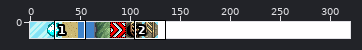
Sprite sheet, stored at SlideProject/src/ressources/sprites/cases.png. Above, an overview of the earlier version with the close-up marked.
Close-up. The starting point:
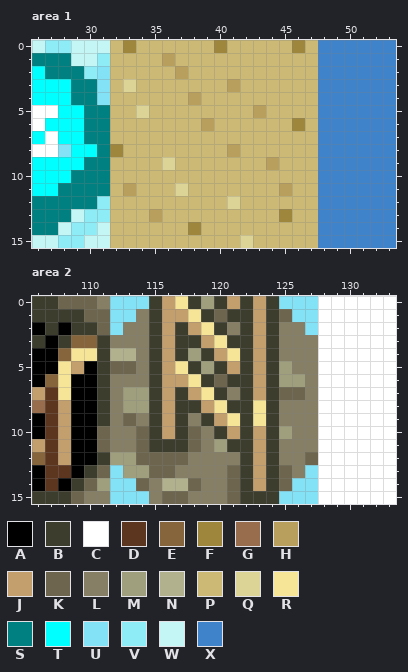
The file is 320x16 pixels. Shown: area 1: x 26..53, y 0..15; area 2: x 106..133, y 0..15.
Palette (. is transparent): A #000000  B #3d3d2e  C #ffffff  D #5d3620  E #86653d  F #9f863d  G #976d4d  H #b99f5d  J #c29f6d  K #6d654d  L #867e65  M #9f9f7e  N #b1b18e  P #cbb975  Q #dcd497  R #f7e597  S #008080  T #00ffff  U #84e2f6  V #8decf6  W #c5f6f6  X #3f83ca
Pixels before, area 1, first column x 26:
 0 WVVWWWPFPPPPPPFPPPPPFPXXXXXX
 1 SSSWWVPPPPHPPPPPPPPPPPXXXXXX
 2 TSSSVUPPPPPHPPPPPPPPPPXXXXXX
 3 TTTSSUPQPPPPPPPHPPPPPPXXXXXX
 4 TTTSSUPPPPPPHPPPPPPPPPXXXXXX
 5 CCTTSSPPQPPPPPPPPHPPPPXXXXXX
 6 CTTTSSPPPPPPPHPPPPPPFPXXXXXX
 7 TCTTSSPPPPPPPPPPPPPPPPXXXXXX
 8 CCUTTSFPPPPPPPPHPPPPPPXXXXXX
 9 TTTTSSPPPPQPPPPPPPHPPPXXXXXX
10 TTTSSSPPPPPPPPPPPPPPPPXXXXXX
11 TTSSSSPHPPPQPPPPPPPHPPXXXXXX
12 SSSSSVPPPPPPPPPQPPPPPPXXXXXX
13 SSSWVVPPPHPPPPPPPPPFPPXXXXXX
14 SSWVVWPPPPPPFPPPPPPPPPXXXXXX
15 WWVVWWPPPPPPPPPPQPPPPPXXXXXX
Pixels before, area 2, first column x 106:
 0 BBKKKLUUUBJRBMBJBJBUUUCCCCCC
 1 BBBBKKUULBJJRBKBBJBKUUCCCCCC
 2 ABABBKULLBJBJRBLBJBLLUCCCCCC
 3 BABEEBLLLBJBBJRBBJBLLLCCCCCC
 4 AAERRBNNLBJBMBJRBJBLLLCCCCCC
 5 AARJABKKLBJRBMBJBJBMLLCCCCCC
 6 AERAABLLLBJJRBKBBJBMMLCCCCCC
 7 JDRAABLMMBJBJRBLBJBKKLCCCCCC
 8 GDJAABLMMBJBBJRBBRBLLLCCCCCC
 9 ADJAABLKLBJBLBJRBRBLLLCCCCCC
10 ADJAAKLLKBJBKLBJBJBMLLCCCCCC
11 JDJAAKLLKBBBKLMBBJBLLLCCCCCC
12 EDJAABMMKKKKLLLLBJBLLKCCCCCC
13 ADDABKUMMKKLLLLKBJBKLUCCCCCC
14 ADABKMUUKLNNKLLKBJBKUUCCCCCC
15 BBBKLLUUULKKLLLKBBBUUUCCCCCC
And afterwards:
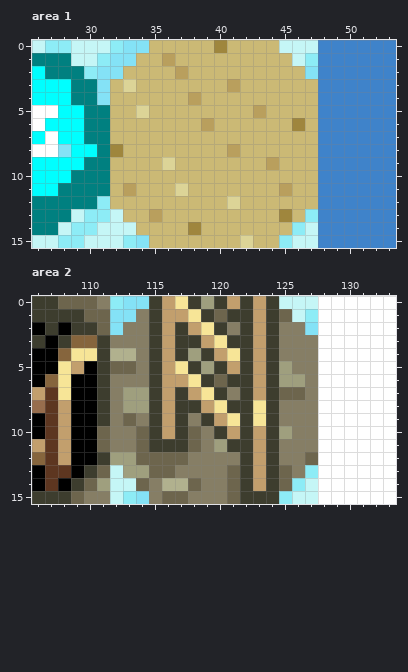
Commit message: modification du sprite de la terre
Edits made:
Area 1:
Colour U replaces colour F in row 0 at x 33.
Colour U replaces colour P in row 0 at x 34; in row 1 at x 32 to 33; in row 2 at x 32 and 47; in row 15 at x 34.
Colour V replaces colour P in row 0 at x 32; in row 1 at x 47; in row 13 at x 47; in row 14 at x 46; in row 15 at x 33 and 45.
Colour W replaces colour F in row 0 at x 46.
Colour W replaces colour P in row 0 at x 45 and 47; in row 1 at x 46; in row 13 at x 32; in row 14 at x 32 to 33 and 47; in row 15 at x 32 and 46 to 47.
Area 2:
Colour V replaces colour U in row 0 at x 112; in row 1 at x 127; in row 13 at x 127; in row 14 at x 126; in row 15 at x 113 and 125.
Colour W replaces colour U in row 0 at x 125 to 127; in row 1 at x 126; in row 13 at x 112; in row 14 at x 112 to 113 and 127; in row 15 at x 112 and 126 to 127.
Where, in picture pixels (left, top, right, bottom), the same in both close-ups:
changed: (110, 40, 149, 79)
changed: (279, 40, 318, 79)
changed: (110, 209, 149, 248)
changed: (279, 209, 318, 248)
changed: (110, 296, 123, 309)
changed: (279, 296, 318, 322)
changed: (110, 465, 136, 504)
changed: (279, 465, 318, 504)
